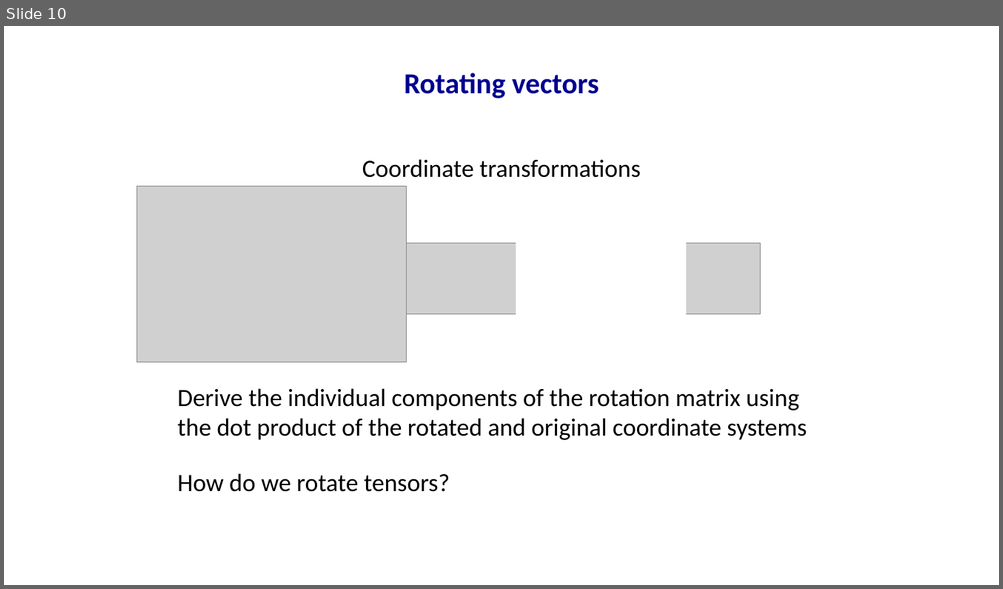
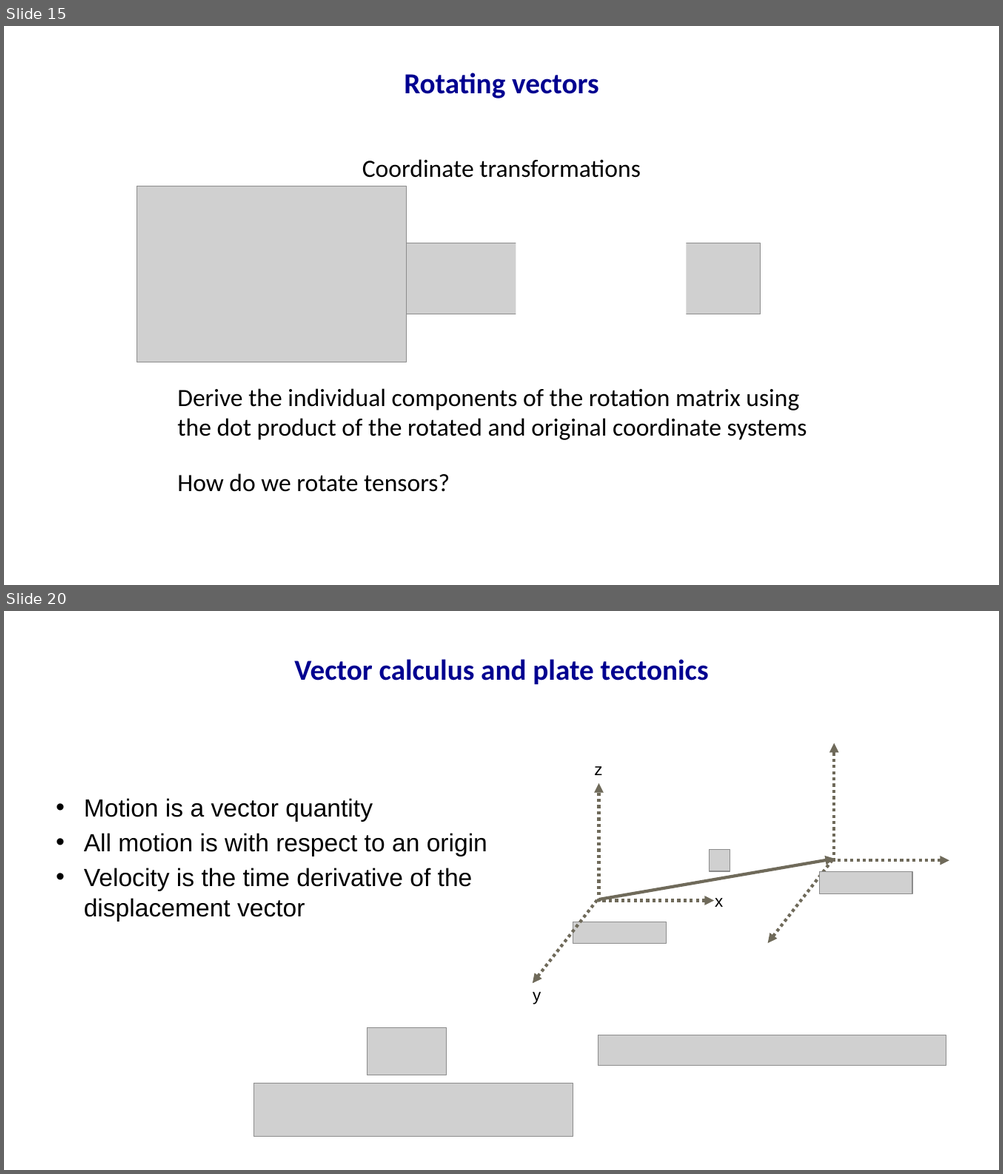
Before and after one commit to mallickrishg/solidmech_course, a slide deck: week1/week1_vectorcalculus.pptx. Shown one above the other, each under a label of ours: slide 10 before the commit, slides 15 and 20 after it; the slides between them are not shown. The pictures are 1003x589 and 1003x1174 pixels, drawn with LibreOffice and Linux fonts; fonts in the diff are those of the drawing; grey boxes stand for pictures; background and template pictures are left out. Boxes give left, top, right and bottom in pixels: in the first picture for what was removed or moved away, otherwise in the second. Text is boxed around its words. In the diff, an @@ line names an element or a change of style, - is before the commit and + after.

```diff
--- a/week1/week1_vectorcalculus.pptx
+++ b/week1/week1_vectorcalculus.pptx
@@ slide 20 added at (4, 611, 999, 1170), background #FFFFFF @@
@@ text added at (294, 659, 708, 684), 28 pt, text #000090, bold @@
+Vector calculus and plate tectonics
@@ text added at (594, 766, 602, 775), 16 pt, text #000000 @@
+z
@@ arrow added from (599, 902) to (599, 783), #6F6A5A 3 pt dashed @@
@@ text added at (84, 798, 487, 922), 24 pt, text #000000 @@
+• Motion is a vector quantity
+• All motion is with respect to an origin
+• Velocity is the time derivative of the displacement vector
@@ picture added at (709, 850, 729, 871) @@
@@ arrow added from (599, 900) to (834, 859), #6F6A5A 3 pt @@
@@ group added at (768, 743, 949, 943): 3 arrows, 1 picture @@
@@ arrow added from (599, 899) to (532, 983), #6F6A5A 3 pt dashed @@
@@ text added at (714, 898, 723, 907), 16 pt, text #000000 @@
+x
@@ arrow added from (599, 900) to (714, 900), #6F6A5A 3 pt dashed @@
@@ picture added at (573, 922, 666, 944) @@
@@ text added at (532, 992, 540, 1005), 16 pt, text #000000 @@
+y
@@ picture added at (367, 1028, 447, 1076) @@
@@ picture added at (599, 1036, 945, 1065) @@
@@ picture added at (254, 1083, 573, 1137) @@
@@ what was slide 10 is now slide 15 @@
```
Also in this commit, not shown: 7 slides changed, 14 other slides added, 24 other files.
